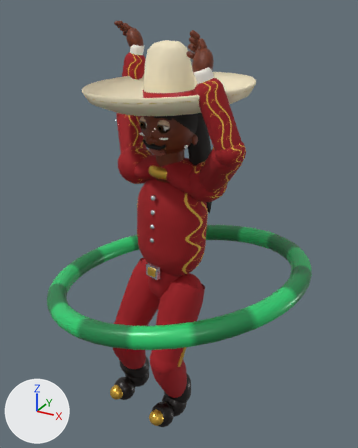
The Blender file blender/character_rigged.blend: old version first, new version second.
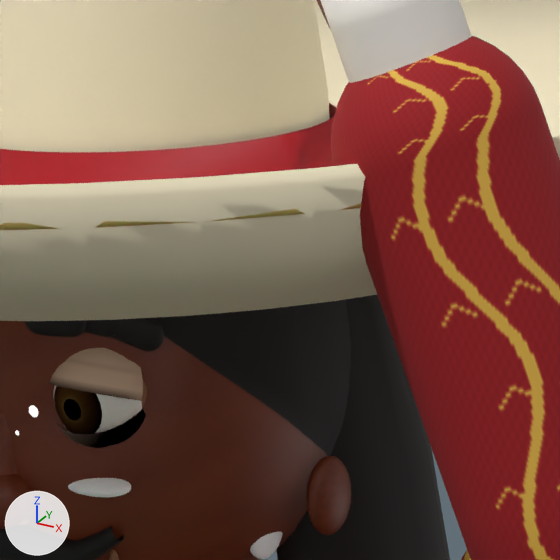
Old and new are each drawn whole from a 50 mm camera at (1.154, -1.88, 2.032) aimed at (0.108, 0.021, 1.082) and again close up on the part from 42% to 63% of the width and 16% to 33% of the height. The lights are fixed; the arrows at lower left show +X, +Y and +Z. The last two pictures show the newer version.

Before the edit, the objects in view are built like this:
```python
me_mesh_28 = bpy.data.meshes.new('Mesh_28')
me_mesh_28.from_pydata(...)  # 1106 vertices, 2208 faces; spans x -0.098..0.098, y -0.105..0.105, z -0.108..0.115
me_mesh_28.materials.append(mat_material_0)
me_mesh_7 = bpy.data.meshes.new('Mesh_7')
me_mesh_7.from_pydata(...)  # 120 vertices, 160 faces; spans x -0.1..0.101, y -0.1..0.101, z 0.012..0.05
me_mesh_7.materials.append(mat_material_5)  # red #b3121f
me_mesh_85 = bpy.data.meshes.new('Mesh_85')
me_mesh_85.from_pydata(...)  # 626 vertices, 1248 faces; spans x -0.052..0.052, y -0.052..0.052, z -0.15..0.15
me_mesh_85.materials.append(mat_material_17)  # picture img_albedo3
ob_fore_r_1 = bpy.data.objects.new('fore_r_1', me_mesh_85)
ob_fore_r_1.location = (0.4105, -0.2294, 1.6601)
ob_fore_r_1.rotation_euler = (-0.341, 3.007, -0.908)  # degrees (-20, 172, -52)
ob_fore_r_1.scale = (1.0, 1.0, 1.0)
ob_hat_2 = bpy.data.objects.new('hat_2', me_mesh_7)
ob_hat_2.location = (0.1024, -0.0452, 1.6567)
ob_hat_2.rotation_euler = (0.0303, -0.0357, -0.182)  # degrees (1.7, -2, -10)
ob_hat_2.scale = (1.1, 1.1, 1.23)
ob_head_12 = bpy.data.objects.new('head_12', me_mesh_28)
ob_head_12.location = (0.101, -0.0466, 1.5697)
ob_head_12.rotation_euler = (0.151, 0.0128, -0.18)  # degrees (8.7, 0.7, -10)
ob_head_12.scale = (1.22, 1.23, 1.23)
# also in view: 'brow_r_0' at (0.114, -0.168, 1.63); 'white_r_1' at (0.133, -0.146, 1.586); 'hat_1' at (0.102, -0.045, 1.78); 'puff_r_0' at (0.132, -0.159, 1.538); 'nose_tip_0' at (0.078, -0.171, 1.527)
```
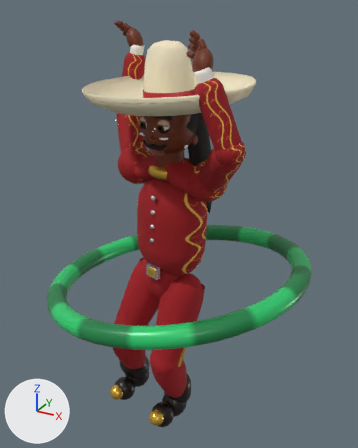
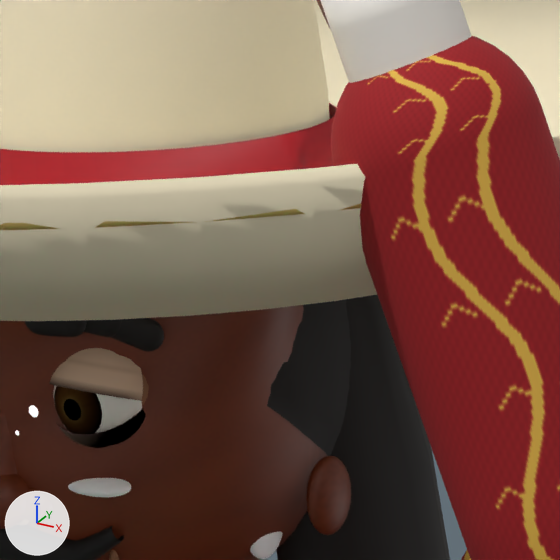
The newer file adds a shape key; the second version is drawn at full value of the shape key 'smile' of 'head_12', and the change is written as the vertex moves it makes.

Pixel boxes [x1, y1, x2, y2] of what changed, in the close-ups (560 x 560 px; the box of a moved part takes in the faces that stretch with it):
'head_12', reshaped
    before: [0, 321, 328, 560]
    after: [0, 305, 328, 560]
part 1 of me_mesh_28, moved or reshaped
    before: [4, 321, 275, 457]
    after: [4, 305, 304, 457]

The change, as a list of edits to the scene's bpy script:
```text
Change me_mesh_28:
    used by ob_head_12; location = (0.101, -0.0466, 1.5697); rotation_euler = (0.151, 0.0128, -0.18), in degrees (8.7, 0.7, -10); scale = (1.22, 1.23, 1.23)
    remove me_mesh_28.from_pydata(...)  # 1106 vertices, 2208 faces; spans x -0.098..0.098, y -0.105..0.105, z -0.108..0.115
    add me_mesh_28.from_pydata(...)  # 1106 vertices, 2208 faces; spans x -0.102..0.102, y -0.105..0.105, z -0.108..0.115
    me_mesh_28 part 1: 212 of 1106 vertices moved; they spanned x -0.094..0.094, y -0.088..0.024, z 0.015..0.112 and now span x -0.102..0.102, y -0.087..0.024, z 0.016..0.112; mean shift (0.0, 0.007, 0.004); largest move (0.067, -0.042, 0.07) -> (0.093, -0.025, 0.085)
```
